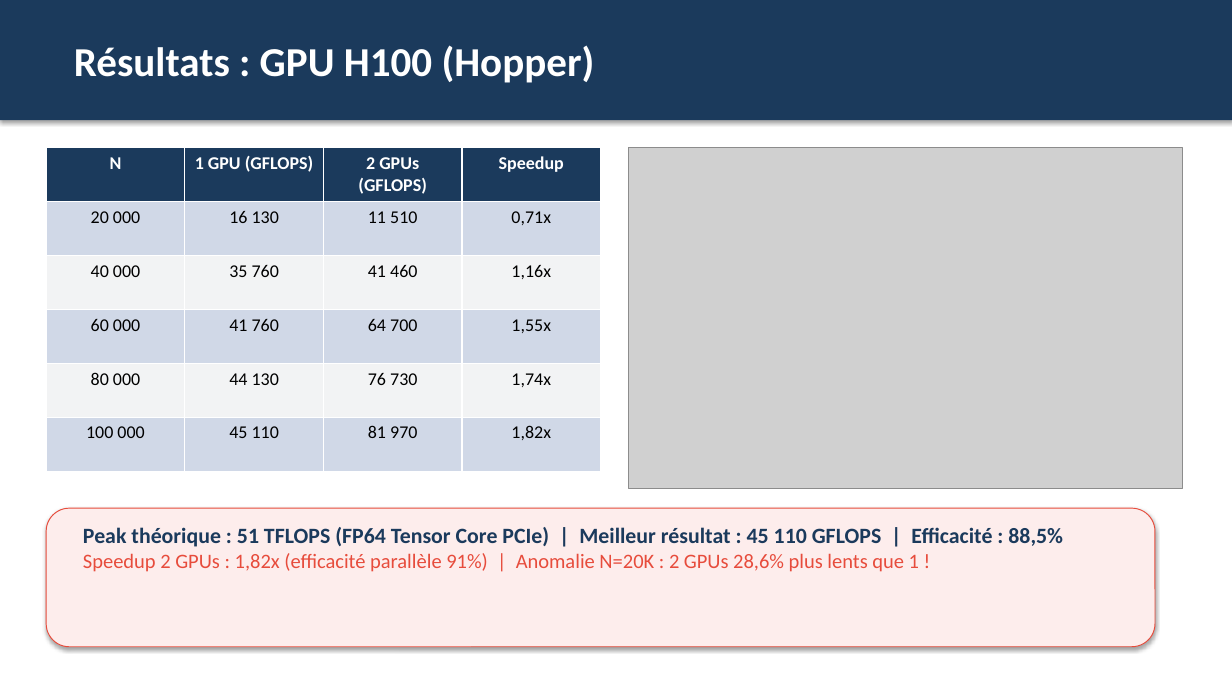
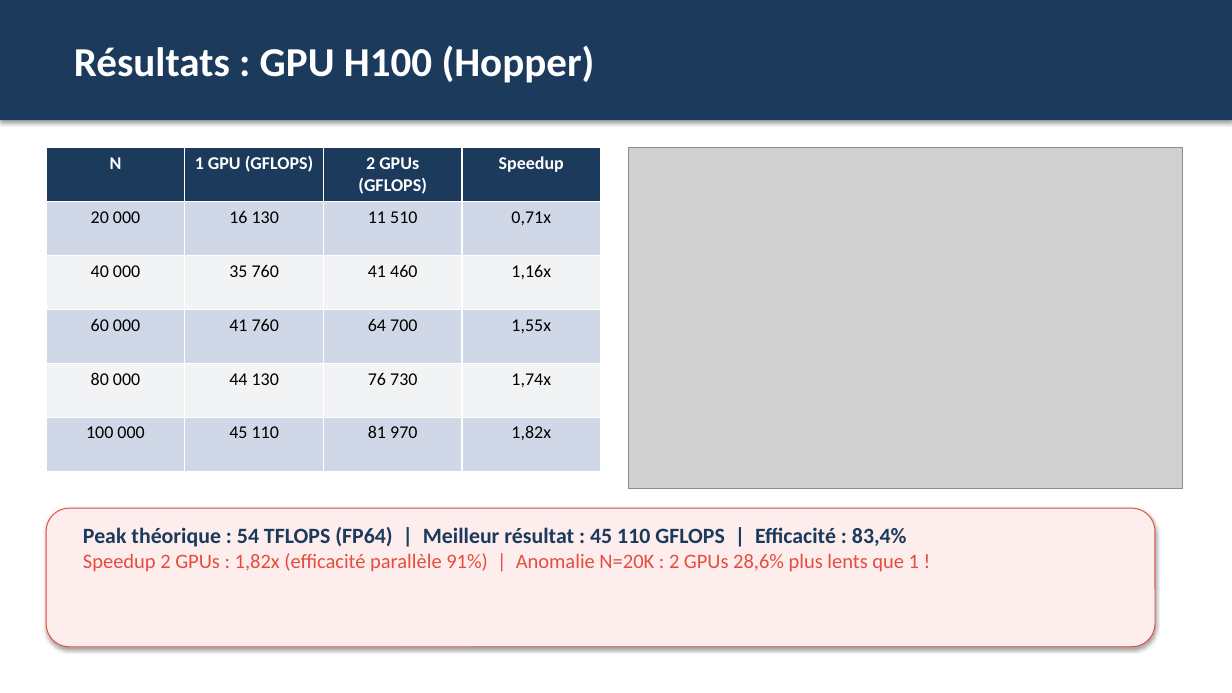
Before and after one commit to achraf-benmalk/mpna-local, a slide deck: slide 5 of project/presentation_finale/HPL_Resultats_Analyse.pptx. Drawn at 1232x693 pixels with LibreOffice and Linux fonts; fonts in the diff are those of the drawing; grey boxes stand for pictures. Boxes give left, top, right and bottom in pixels: in the first picture for what was removed or moved away, otherwise in the second. Text is boxed around its words. In the diff, an @@ line names an element or a change of style, - is before the commit and + after.

```diff
--- a/project/presentation_finale/HPL_Resultats_Analyse.pptx
+++ b/project/presentation_finale/HPL_Resultats_Analyse.pptx
@@ text at [83,527,907,547]: text changed @@
-Peak théorique : 51 TFLOPS (FP64 Tensor Core PCIe) | Meilleur résultat : 45 110 GFLOPS | Efficacité : 88,5%
+Peak théorique : 54 TFLOPS (FP64) | Meilleur résultat : 45 110 GFLOPS | Efficacité : 83,4%
```
Also in this commit, not shown: 5 other slides changed, 3 other files.
